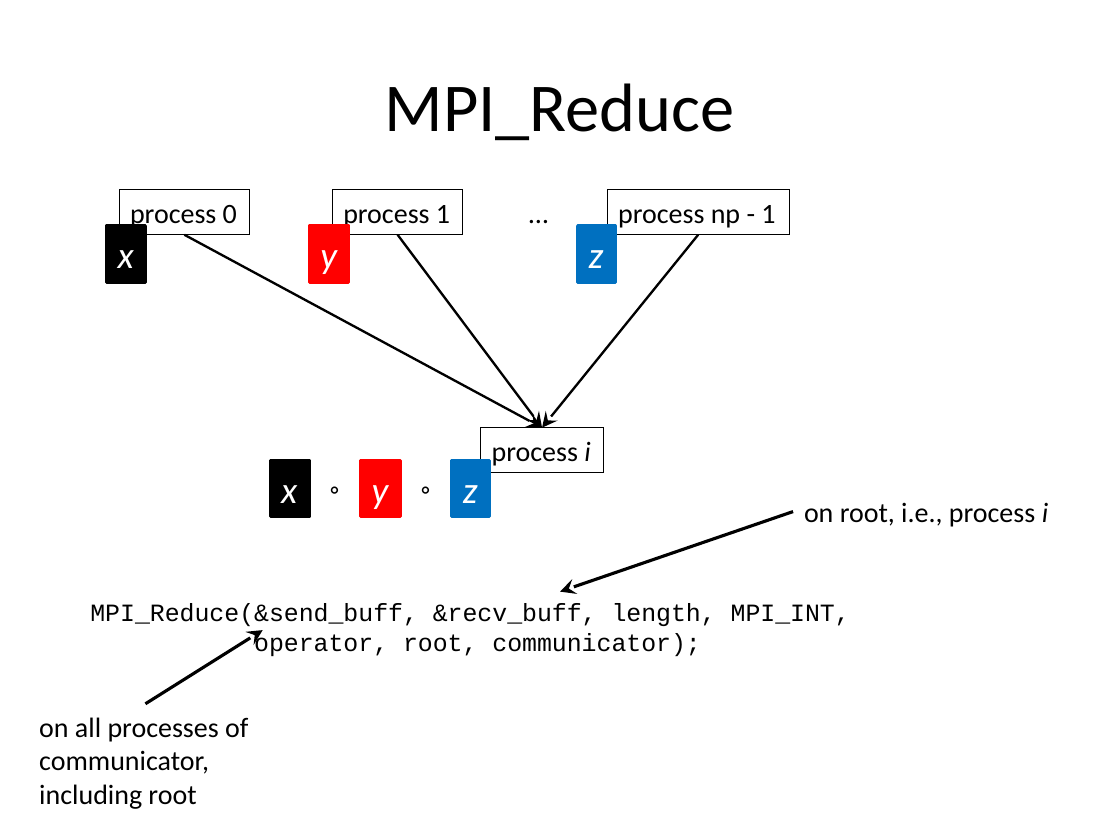
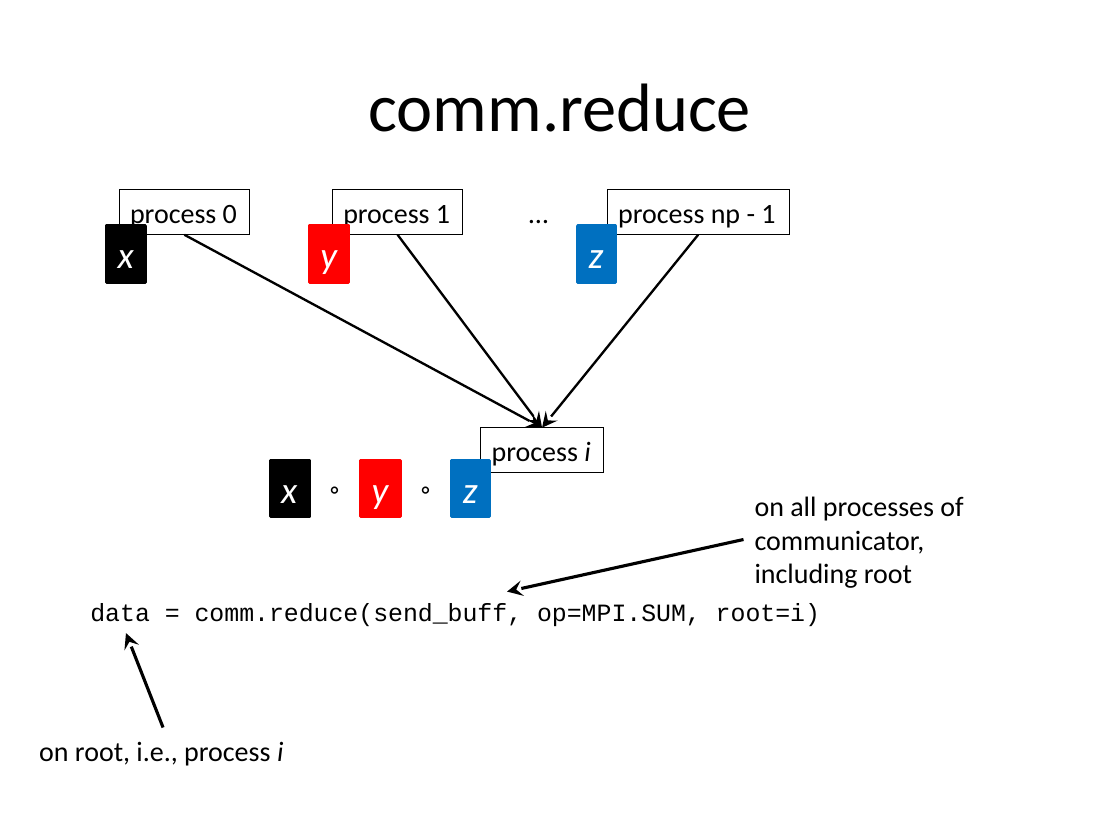
Before and after one commit to gjbex/training-material, a slide deck: slide 18 of Python/Mpi4py/mpi4py.pptx (slide 21 before the commit). Drawn at 1120x840 pixels with LibreOffice and Linux fonts; fonts in the diff are those of the drawing. Boxes give left, top, right and bottom in pixels: in the first picture for what was removed or moved away, otherwise in the second. Text is boxed around its words. In the diff, an @@ line names an element or a change of style, - is before the commit and + after.

```diff
--- a/Python/Mpi4py/mpi4py.pptx
+++ b/Python/Mpi4py/mpi4py.pptx
@@ title at [368,83,751,132]: text changed @@
-MPI_Reduce
+comm.reduce
@@ text "on all processes of communicator, ...": place and size @@
-text "on all processes of communicator, ..." at [39,717,248,809]
+text "on all processes of communicator, ..." at [755,496,963,588]
@@ arrow moved from (793, 512) - (560, 591) to (744, 540) - (507, 591) @@
@@ text at [90,603,820,626]: text changed @@
-MPI_Reduce(&send_buff, &recv_buff, length, MPI_INT,
-operator, root, communicator);
+data = comm.reduce(send_buff, op=MPI.SUM, root=i)
@@ arrow moved from (146, 703) - (263, 631) to (164, 728) - (127, 633) @@
@@ text "on root, i.e., process i": place and size @@
-text "on root, i.e., process i" at [804,502,1048,527]
+text "on root, i.e., process i" at [39,741,283,766]
```
Also in this commit, not shown: 12 other slides changed, 1 slide added, 2 slides removed.
